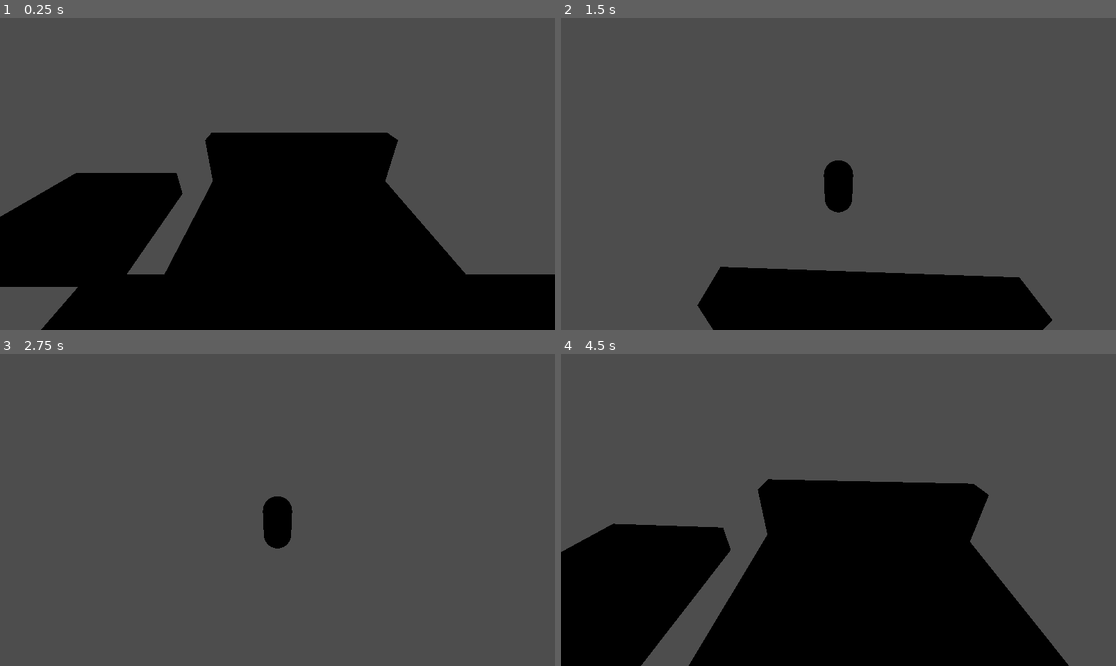
Above: before the commit, frames 1-4 (two rows, left to right).
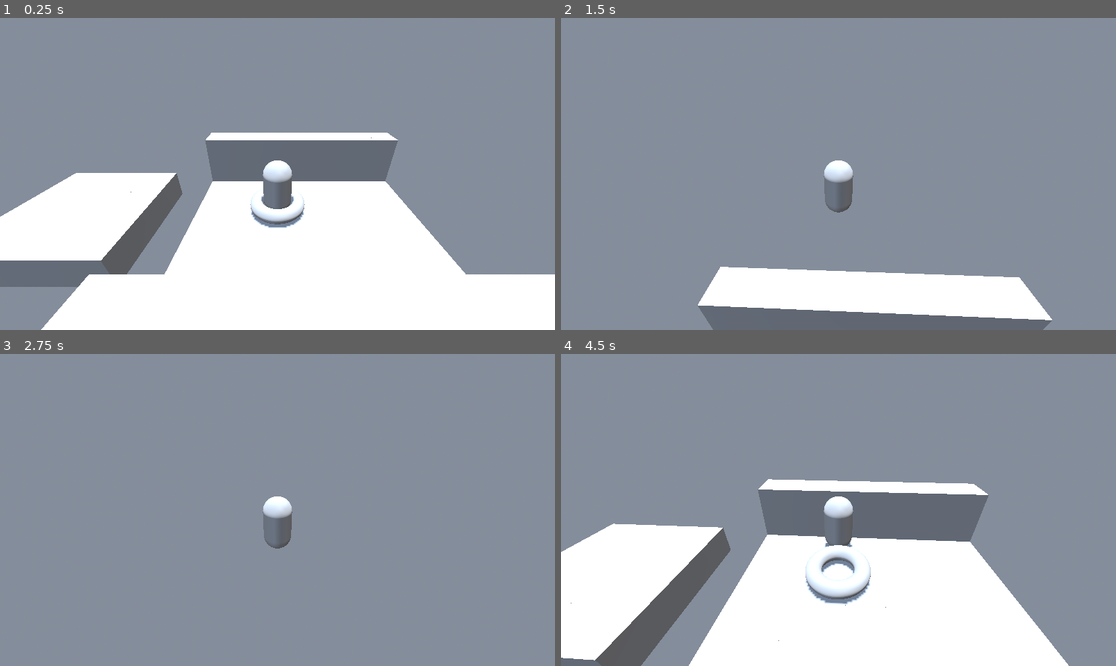
Above: after the commit, the same moments.

Repository: YuriPrickles/strawberry-and-the-sugar-scouts
Game: Godot game, scene res://rooms/testroom1.tscn
The game is run twice, just before and just after one commit, with the same random seed, the same clock (stepped at 60 frames per second) and the same inputs.
Inputs (mouse positions are in pixels of both pictures, inside the frame that each line leads up to):
- Up to frame 1 (0.25 s): no input
- Up to frame 2 (1.5 s): tap Enter at 0.5 s; move the mouse to (866, 174) at 0.52 s; hold W (forward) from 0.53 s (still down); tap Shift (dash) at 0.6 s; tap Space (jump) at 0.77 s; move the mouse to (810, 174) at 1.27 s; tap Q (float) at 1.35 s
- Up to frame 3 (2.75 s): keep holding W (forward); tap Space (jump) at 1.52 s; move the mouse to (288, 503) at 2.02 s; tap Shift (dash) at 2.1 s
- Up to frame 4 (4.5 s): keep holding W (forward); tap Escape (debug_respawn) at 2.75, 4.25 s; move the mouse to (832, 516) at 2.77 s; tap Q (float) at 2.85, 4.35 s; tap Space (jump) at 3.02, 3.77 s; move the mouse to (877, 513) at 3.52 s; tap Shift (dash) at 3.6 s; move the mouse to (794, 506) at 4.27 s

The runs differ from the first frame. In frame 1, 100% of the frame differs, in the area x 0-100%, y 0-100%; in frame 2, 100%; in frame 3, 100%; in frame 4, 100%.

Commit message:
basic room transition testing

Diff:
--- a/entities/base_room.gd
+++ b/entities/base_room.gd
@@ -31,7 +31,7 @@
 		for i in spawn_points.size():
 			spawn_points[i].set_spawn_marker(str(i))
 		for rm in room_transitions:
-			rm.set_room_trans_marker(rm.destination_room.instantiate().name)
+			rm.set_room_trans_marker(rm.dest_room.name)
 	else:
 		for i in spawn_points.size():
 			spawn_points[i].set_spawn_marker("")
--- a/entities/base_room.tscn
+++ b/entities/base_room.tscn
@@ -1,17 +1,43 @@
-[gd_scene load_steps=4 format=3 uid="uid://doe1r3kxhbvno"]
+[gd_scene load_steps=7 format=3 uid="uid://doe1r3kxhbvno"]
 
 [ext_resource type="MeshLibrary" uid="uid://qvh4b5fjos1v" path="res://meshlibs/test_meshlib.tres" id="1_ea16h"]
 [ext_resource type="Script" uid="uid://dp3kyxixyhgvt" path="res://entities/base_room.gd" id="2_pajsp"]
 [ext_resource type="PackedScene" uid="uid://khtyojs3w74o" path="res://entities/spawn_point.tscn" id="3_ea16h"]
 
-[node name="Room" type="GridMap"]
+[sub_resource type="ProceduralSkyMaterial" id="ProceduralSkyMaterial_ea16h"]
+
+[sub_resource type="Sky" id="Sky_3vmoj"]
+sky_material = SubResource("ProceduralSkyMaterial_ea16h")
+
+[sub_resource type="Environment" id="Environment_snnr3"]
+background_mode = 2
+background_energy_multiplier = 1.5
+sky = SubResource("Sky_3vmoj")
+ambient_light_source = 3
+ambient_light_color = Color(1, 0.45403963, 0.7020054, 1)
+ssil_enabled = true
+ssil_radius = 16.0
+ssil_intensity = 3.0
+sdfgi_use_occlusion = true
+fog_enabled = true
+adjustment_enabled = true
+
+[node name="Room" type="GridMap" node_paths=PackedStringArray("spawn_points")]
 mesh_library = ExtResource("1_ea16h")
 cell_size = Vector3(1, 1, 1)
 data = {
 "cells": PackedInt32Array(65535, 65535, 0, 65535, 0, 0, 0, 0, 0, 0, 65535, 0)
 }
 script = ExtResource("2_pajsp")
+spawn_points = [NodePath("DefaultSpawn")]
 metadata/_editor_floor_ = Vector3(0, 0, 4)
+
+[node name="WorldEnvironment" type="WorldEnvironment" parent="."]
+environment = SubResource("Environment_snnr3")
+
+[node name="DirectionalLight3D" type="DirectionalLight3D" parent="."]
+transform = Transform3D(1, 0, 0, 0, -8.9407e-08, 1, 0, -1, -8.9407e-08, 0, 20, 0)
+shadow_enabled = true
 
 [node name="DefaultSpawn" parent="." instance=ExtResource("3_ea16h")]
 transform = Transform3D(1, 0, 0, 0, 1, 0, 0, 0, 1, 0, 1, 0)
--- a/entities/room_transition.gd
+++ b/entities/room_transition.gd
@@ -3,10 +3,16 @@
 extends Node3D
 
 @onready var room_trans_marker:Label3D = $RoomTransMarker
-@export var destination_room:PackedScene
+@export_file var destination_room_path:String
+##Please refer to the numbers above spawn points.[br]
+##These represent their indexes in the [code]spawn_points[/code] array in a [Room].
 @export var spawn_point_on_entry:int
+
+var dest_room:Room
 # Called when the node enters the scene tree for the first time.
 func _ready() -> void:
+	if destination_room_path:
+		dest_room = load(destination_room_path).instantiate()
 	pass # Replace with function body.
 
 func set_room_trans_marker(number:String):
@@ -14,7 +20,6 @@
 
 func _on_area_3d_body_entered(body: Node3D) -> void:
 	if body is Player:
-		var dest_room:Room = destination_room.instantiate()
 		dest_room.entered_spawn_point = dest_room.spawn_points[spawn_point_on_entry]
 		get_tree().root.add_child(dest_room)
 		get_parent().queue_free()
--- a/entities/room_transition.tscn
+++ b/entities/room_transition.tscn
@@ -29,6 +29,5 @@
 pixel_size = 0.02
 billboard = 1
 alpha_cut = 1
-text = "[]"
 
 [connection signal="body_entered" from="MeshInstance3D/Area3D" to="." method="_on_area_3d_body_entered"]
--- a/rooms/testroom1.tscn
+++ b/rooms/testroom1.tscn
@@ -16,7 +16,7 @@
 
 [node name="RoomTransition" parent="." index="4" instance=ExtResource("3_eo4pb")]
 transform = Transform3D(1, 0, 0, 0, 1, 0, 0, 0, 1, -12, 3, 13)
-destination_room = ExtResource("4_fmtx1")
+destination_room_path = "uid://l2fo5g5ah255"
 
 [node name="SpawnPoint2" parent="." index="5" instance=ExtResource("5_854p5")]
 transform = Transform3D(1, 0, 0, 0, 1, 0, 0, 0, 1, -12, 3, 10)
--- a/rooms/testroom2.tscn
+++ b/rooms/testroom2.tscn
@@ -3,12 +3,15 @@
 [ext_resource type="PackedScene" uid="uid://doe1r3kxhbvno" path="res://entities/base_room.tscn" id="1_gbtsk"]
 [ext_resource type="PackedScene" uid="uid://dlfr78s663v7r" path="res://entities/room_transition.tscn" id="3_h4vu7"]
 
-[node name="Testroom2" node_paths=PackedStringArray("spawn_points") instance=ExtResource("1_gbtsk")]
+[node name="Testroom2" instance=ExtResource("1_gbtsk")]
 data = {
 "cells": PackedInt32Array(5, 1, 1441792, 5, 0, 1441792, 6, 0, 1441792, 6, 1, 1441792, 7, 1, 1441792, 7, 0, 1441792, 7,  …(1146 unchanged characters)…
 }
-spawn_points = [NodePath("DefaultSpawn")]
+
+[node name="DefaultSpawn" parent="." index="2"]
+transform = Transform3D(1, 0, 0, 0, 1, 0, 0, 0, 1, 7, 1, 3)
 
 [node name="RoomTransition" parent="." index="3" instance=ExtResource("3_h4vu7")]
 transform = Transform3D(1, 0, 0, 0, 1, 0, 0, 0, 1, 7, 1, 0)
+destination_room_path = "uid://bquellbp04h6n"
 spawn_point_on_entry = 1
